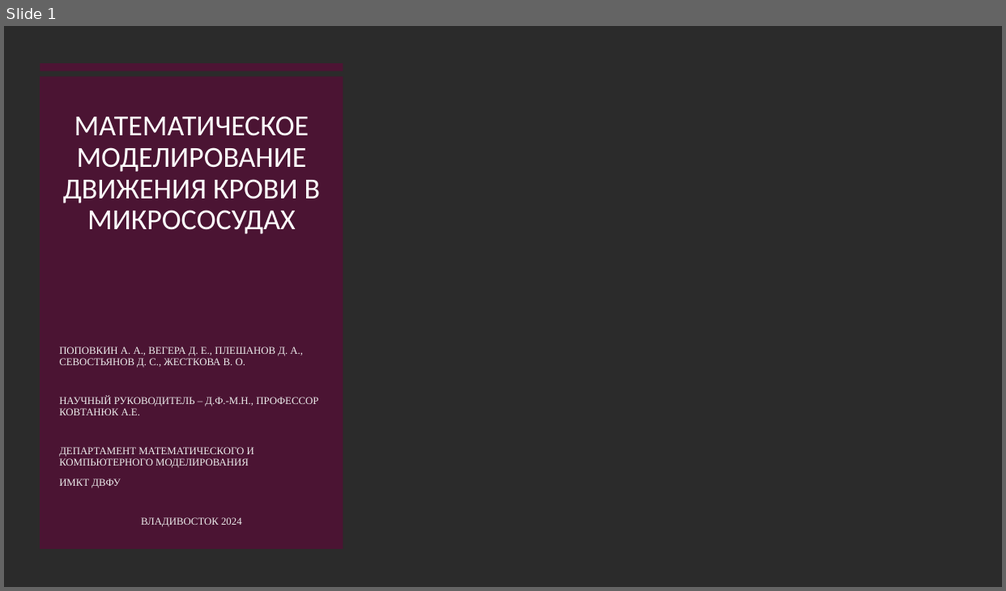
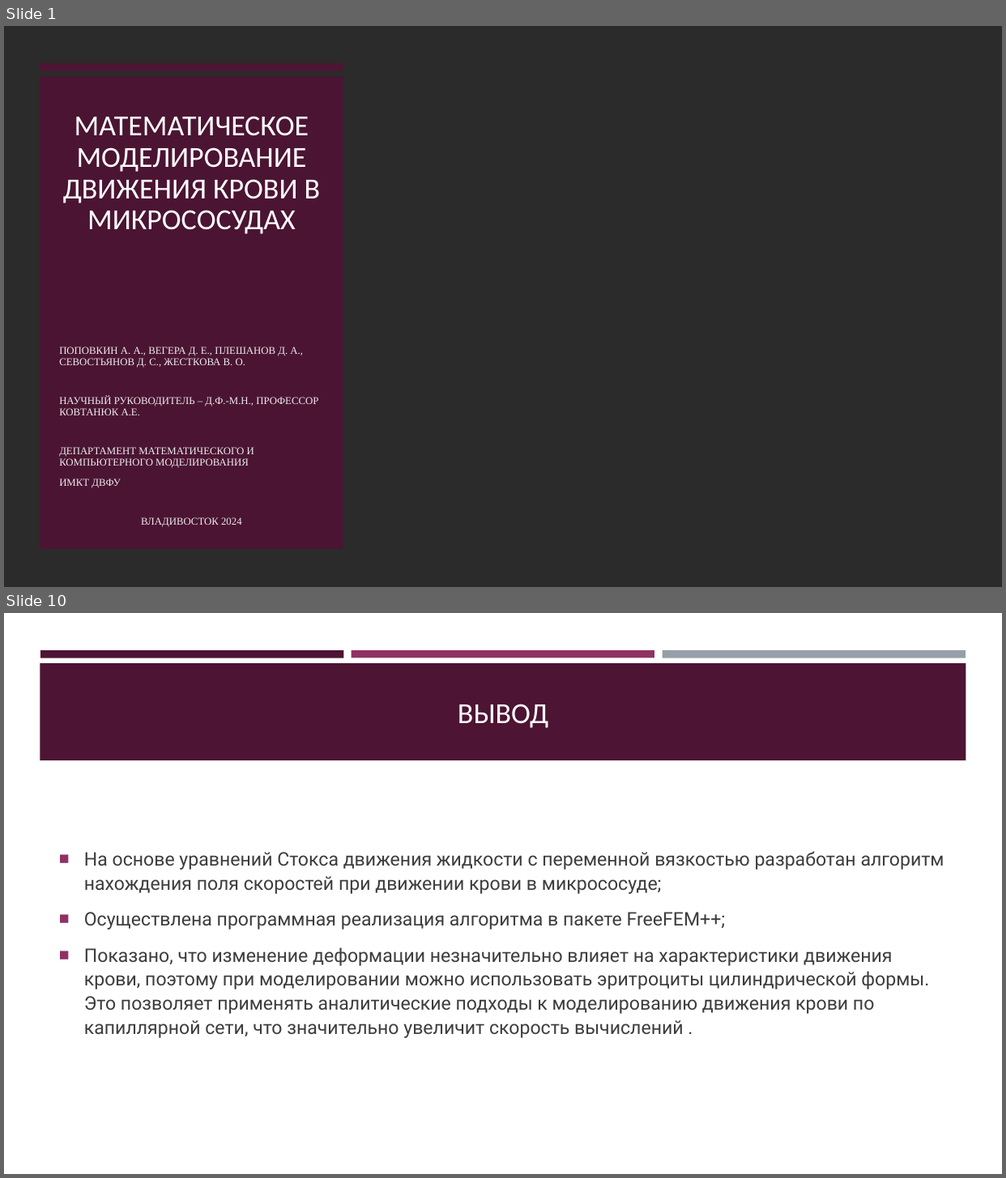
Before and after one commit to Jrol123/Blood_Science, a slide deck: f_docs/Презентация.pptx. Shown one above the other, each under a label of ours: slide 1 before the commit, slides 1 and 10 after it; the slides between them are not shown. The pictures are 1006x591 and 1006x1178 pixels, drawn with LibreOffice and Linux fonts; fonts in the diff are those of the drawing; background and template pictures are left out; a plain dark background stands for a picture behind light text. Boxes give left, top, right and bottom in pixels: in the first picture for what was removed or moved away, otherwise in the second. Text is boxed around its words. In the diff, an @@ line names an element or a change of style, - is before the commit and + after.

```diff
--- a/f_docs/Презентация.pptx
+++ b/f_docs/Презентация.pptx
@@ slide 10 added at (4, 613, 1002, 1174), background #FFFFFF @@
@@ rectangle added at (40, 650, 344, 658), fill #4D1434 @@
@@ rectangle added at (351, 650, 654, 658), fill #903163 @@
@@ rectangle added at (662, 650, 965, 658), fill #969FA7 @@
@@ rectangle added at (40, 663, 966, 760), fill #4D1434 @@
@@ title added at (458, 704, 548, 728), 28 pt, text #FFFFFF @@
+ВЫВОД
@@ text added at (84, 851, 944, 1038), 18 pt, text #3D3D3D @@
+■ На основе уравнений Стокса движения жидкости с переменной вязкостью разработан алгоритм нахождения поля скоростей при движении крови в микрососуде;
+■ Осуществлена программная реализация алгоритма в пакете FreeFEM++;
+■ Показано, что изменение деформации незначительно влияет на характеристики движения крови, поэтому при моделировании можно использовать эритроциты цилиндрической формы. Это позволяет применять аналитические подходы к моделированию движения крови по капиллярной сети, что значительно увеличит скорость вычислений .
```
Also in this commit, not shown: 1 slide changed, 8 other slides added, 1 slide removed, 2 other files.
